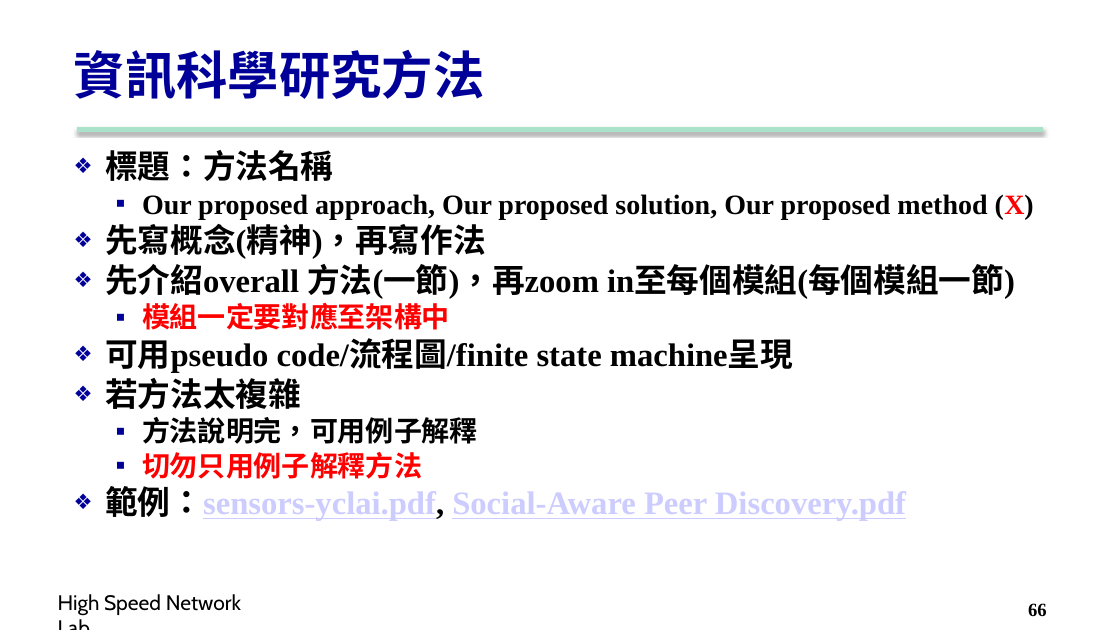
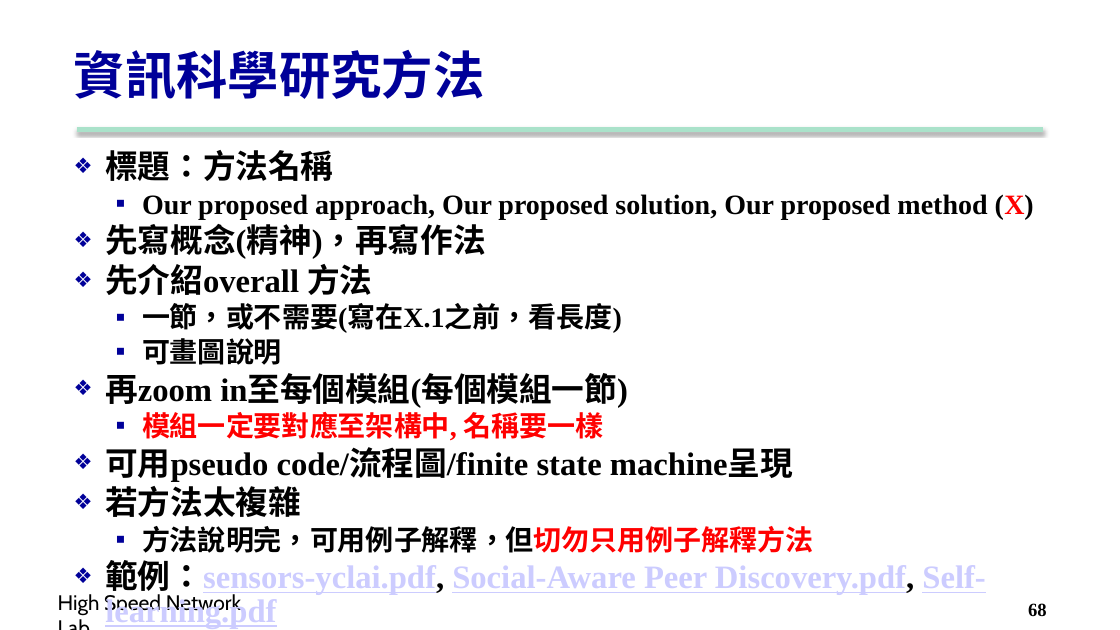
Before and after one commit to carina419/NTUST, a slide deck: slide 68 of MI5014701 科技研究與論文寫作 Technology Research and Thesis Writing/2. Structure.pptx (slide 66 before the commit). Drawn at 1120x630 pixels with LibreOffice and Linux fonts; fonts in the diff are those of the drawing; background and template pictures are left out. Boxes give left, top, right and bottom in pixels: in the first picture for what was removed or moved away, otherwise in the second. Text is boxed around its words. In the diff, an @@ line names an element or a change of style, - is before the commit and + after.

```diff
--- a/MI5014701 科技研究與論文寫作 Technology Research and Thesis Writing/2. Structure.pptx
+++ b/MI5014701 科技研究與論文寫作 Technology Research and Thesis Writing/2. Structure.pptx
@@ text at (105,264,628,441): text changed; size 28 to 24 pt @@
-❖ 先介紹overall 方法(一節)，再zoom in至每個模組(每個模組一節)
-  ▪ 模組一定要對應至架構中
+❖ 先介紹overall 方法
+  ▪ 一節，或不需要(寫在X.1之前，看長度)
+  ▪ 可畫圖說明
+❖ 再zoom in至每個模組(每個模組一節)
+  ▪ 模組一定要對應至架構中, 名稱要一樣
@@ text at (105,526,985,597): text changed @@
-  ▪ 方法說明完，可用例子解釋
-  ▪ 切勿只用例子解釋方法
-❖ 範例：sensors-yclai.pdf, Social-Aware Peer Discovery.pdf
+  ▪ 方法說明完，可用例子解釋，但切勿只用例子解釋方法
+❖ 範例：sensors-yclai.pdf, Social-Aware Peer Discovery.pdf, Self-learning.pdf
@@ page number at (1028,603,1047,616): text changed @@
-66
+68
```
Also in this commit, not shown: 20 other slides changed, 4 slides added, 2 other files.
